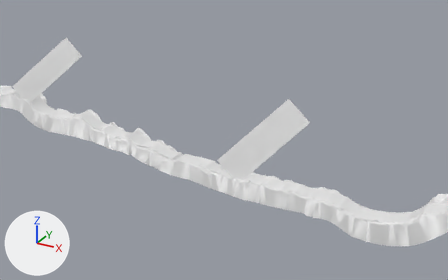
The FBX model Assets/Arts/Map/Models/Theme_02/Desert_15.fbx as it was, and as the next commit left it.
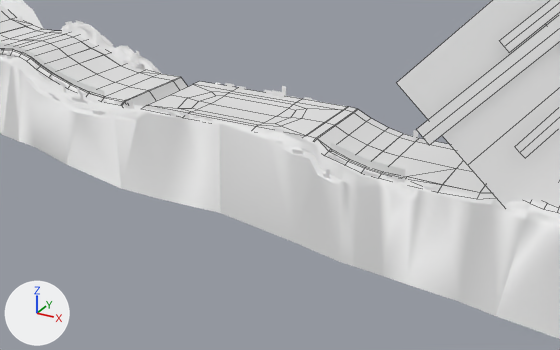
Each version appears first from a camera (50 mm lens) standing at (1234.7, -439.0, 251.6) and looking at (978.5, 26.8, 18.7), and next in a close-up from a camera (50 mm lens) standing at (1023.5, -100.9, 43.7) and looking at (965.1, 5.4, -9.4). The lights are fixed; the arrows at lower left show +X, +Y and +Z. The close-ups show mesh edges as thin lines. Where no turn or scale is listed for an object, it has been applied to the vertices.

The older version as bpy lines, for what is in view:
```python
me_mesh = bpy.data.meshes.new('Mesh')
me_mesh.from_pydata(...)  # 2410 vertices, 2014 faces; spans x 0.0..1489.0, y -3.0..16.0, z -9.0..58.0
me_mesh.materials.append(mat_road_mat_02)  # white #e7e7e7
me_mesh_002 = bpy.data.meshes.new('Mesh.002')
me_mesh_002.from_pydata(...)  # 40 vertices, 32 faces; spans x -15.3..15.3, y -8.6..9.2, z -0.2..0.2
me_mesh_002.materials.append(mat_road_mat_02)  # white #e7e7e7
me_mesh_008 = bpy.data.meshes.new('Mesh.008')
me_mesh_008.from_pydata(...)  # 4230 vertices, 4061 faces; spans x -744.0..744.0, y -34.0..34.0, z -56.0..56.0
me_mesh_008.materials.append(mat_mountain_mat_05)  # white #e7e7e7
ob_ground_03 = bpy.data.objects.new('Ground_03', me_mesh_002)
ob_ground_03.location = (957.7, 6.2, 1.0)
ob_mountain_01 = bpy.data.objects.new('Mountain_01', me_mesh_008)
ob_mountain_01.location = (744.3, 26.2, 29.1)
ob_road_01 = bpy.data.objects.new('Road_01', me_mesh)
ob_road_01.location = (0.0, 0.0, 0.0)
# also in view: 'Ground_01' at (744.3, 6.0, 24.4); 'Leak_01' at (883.8, 5.8, 28.1); 'Light_01' at (693.7, 17.3, 48.0); 'Tree_01' at (746.9, 6.2, 25.3)
```
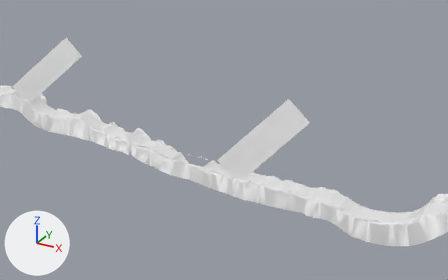
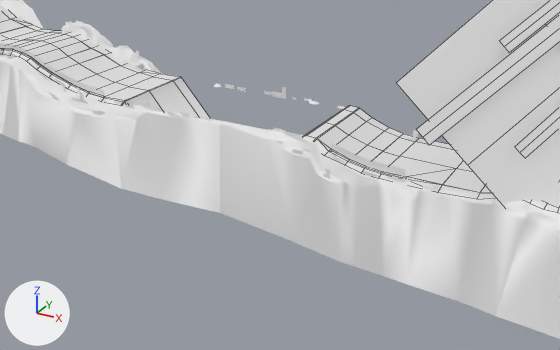
Where the change shows, as pixel boxes (x1, y1, x2, y2) in the close-ups (560 x 350 px):
```json
{"object": "Ground_03", "change": "deleted", "before": [146, 81, 346, 136]}
```

The change, as JSON lines over the scene's bpy script:
```json
{"op": "remove", "block": "ob_ground_03", "code": ["ob_ground_03 = bpy.data.objects.new('Ground_03', me_mesh_002)", "ob_ground_03.location = (957.7, 6.2, 1.0)"]}
```
